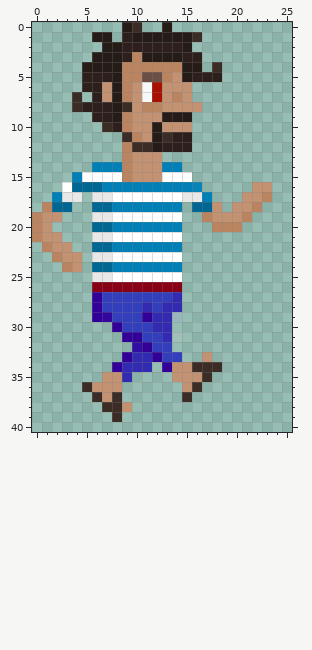
Pixel-art sprite -- Tadzik/files/textures/universal/playerRun1.png. Above, as it was before the edit.
The file is 26x41 pixels. Pixels under 10% opacity are left out. Colours within 5 levels of each other are drawn and written as one. The old version is drawn lined up with the new one.
And afterwards:
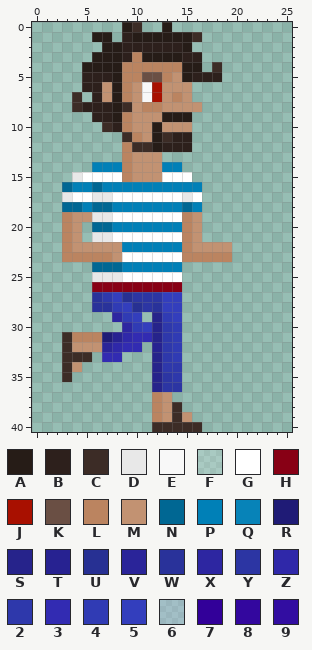
Palette (. is transparent): A #261c17  B #2d201c  C #3c2c26  D #e8e8e8  E #f8f8f8  F #fbfbfd31  G #ffffff  H #880015  J #a81000  K #6a4f44  L #bb8460  M #c29272  N #006793  P #0080b7  Q #0783b8  R #1f1b76  S #26238b  T #272291  U #273093  V #2a2499  W #29329a  X #2d26a1  Y #2c35a3  Z #2f28a9  2 #2e38ab  3 #322bb2  4 #303bb4  5 #333ebd  6 #bdc0ed4f  7 #320099  8 #33079e  9 #320da1
The edit:
{"change": "whole drawing moved by -1,+0 (the old picture is shown already moved)"}
{"y":15,"x":4,"old":"P","new":"D"}
{"y":16,"x":3,"old":"GNN","new":"NPP"}
{"y":16,"x":16,"old":"Q","new":"P"}
{"y":16,"x":22,"old":"MM","new":".."}
{"y":17,"x":2,"old":"P","new":"."}
{"y":17,"x":4,"old":"D.","new":"GG"}
{"y":17,"x":16,"old":"DP","new":"G."}
{"y":17,"x":21,"old":"MML","new":"..."}
{"y":18,"x":1,"old":"LN","new":".."}
{"y":18,"x":4,"old":"..","new":"NP"}
{"y":18,"x":15,"old":".NNM","new":"NP.."}
{"y":18,"x":20,"old":"MML","new":"..."}
{"y":19,"x":0,"old":"LMM...","new":"...LMM"}
{"y":19,"x":15,"old":"..LMMML","new":"LM....."}
{"y":20,"x":0,"old":"LM","new":".."}
{"y":20,"x":3,"old":"..","new":"LM"}
{"y":20,"x":15,"old":"..","new":"LM"}
{"y":20,"x":18,"old":"LLL","new":"..."}
{"y":21,"x":0,"old":"LMM..","new":"...LM"}
{"y":21,"x":15,"old":"..","new":"LM"}
{"y":22,"x":1,"old":"LMM..NNP","new":"..LMMMMM"}
{"y":22,"x":15,"old":".....","new":"LMMMM"}
{"y":23,"x":2,"old":"LMM.DDG","new":".LLLLLM"}
{"y":23,"x":15,"old":".....","new":"LLLLL"}
{"y":24,"x":3,"old":"LM","new":".."}
{"y":24,"x":8,"old":"P","new":"N"}
{"y":25,"x":8,"old":"G","new":"D"}
{"y":27,"x":6,"old":"75","new":"W2"}
{"y":27,"x":9,"old":"5555","new":"UYYY"}
{"y":27,"x":14,"old":"3","new":"5"}
{"y":28,"x":6,"old":"755","new":"WW4"}
{"y":28,"x":10,"old":"53533","new":"UYW55"}
{"y":29,"x":6,"old":"7855","new":"..X4"}
{"y":29,"x":11,"old":"7336","new":".S45"}
{"y":30,"x":8,"old":"755","new":".X4"}
{"y":30,"x":12,"old":"33.","new":"S24"}
{"y":31,"x":3,"old":"......77553F","new":"CLLLRTZ33S24"}
{"y":32,"x":3,"old":".......9755.","new":"CMMMVZ33.T24"}
{"y":33,"x":3,"old":"...","new":"CCC"}
{"y":33,"x":7,"old":"..733755","new":"33...S24"}
{"y":33,"x":17,"old":"M","new":"."}
{"y":34,"x":3,"old":"..","new":"CM"}
{"y":34,"x":8,"old":"7333.7MMCCC","new":"....S22...."}
{"y":35,"x":3,"old":".","new":"C"}
{"y":35,"x":7,"old":"MM3","new":"..."}
{"y":35,"x":12,"old":"..MMMC","new":"SY2..."}
{"y":36,"x":5,"old":"CMMM","new":"...."}
{"y":36,"x":12,"old":"...MC","new":"SYY.."}
{"y":37,"x":6,"old":"CMC","new":"..."}
{"y":37,"x":12,"old":"..","new":"LM"}
{"y":37,"x":15,"old":"C","new":"."}
{"y":38,"x":7,"old":"CCM","new":"..."}
{"y":38,"x":12,"old":"...","new":"LMC"}
{"y":39,"x":8,"old":"C","new":"."}
{"y":39,"x":12,"old":"....","new":"LMCM"}
{"y":40,"x":12,"old":".....","new":"CCCCC"}
